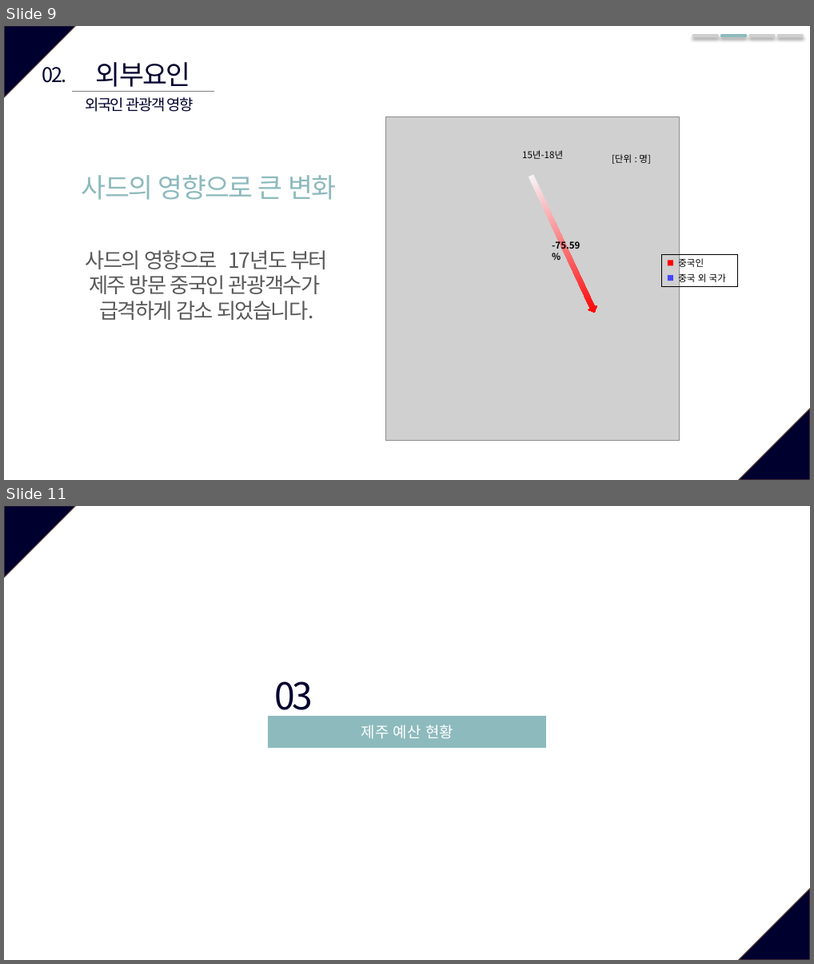
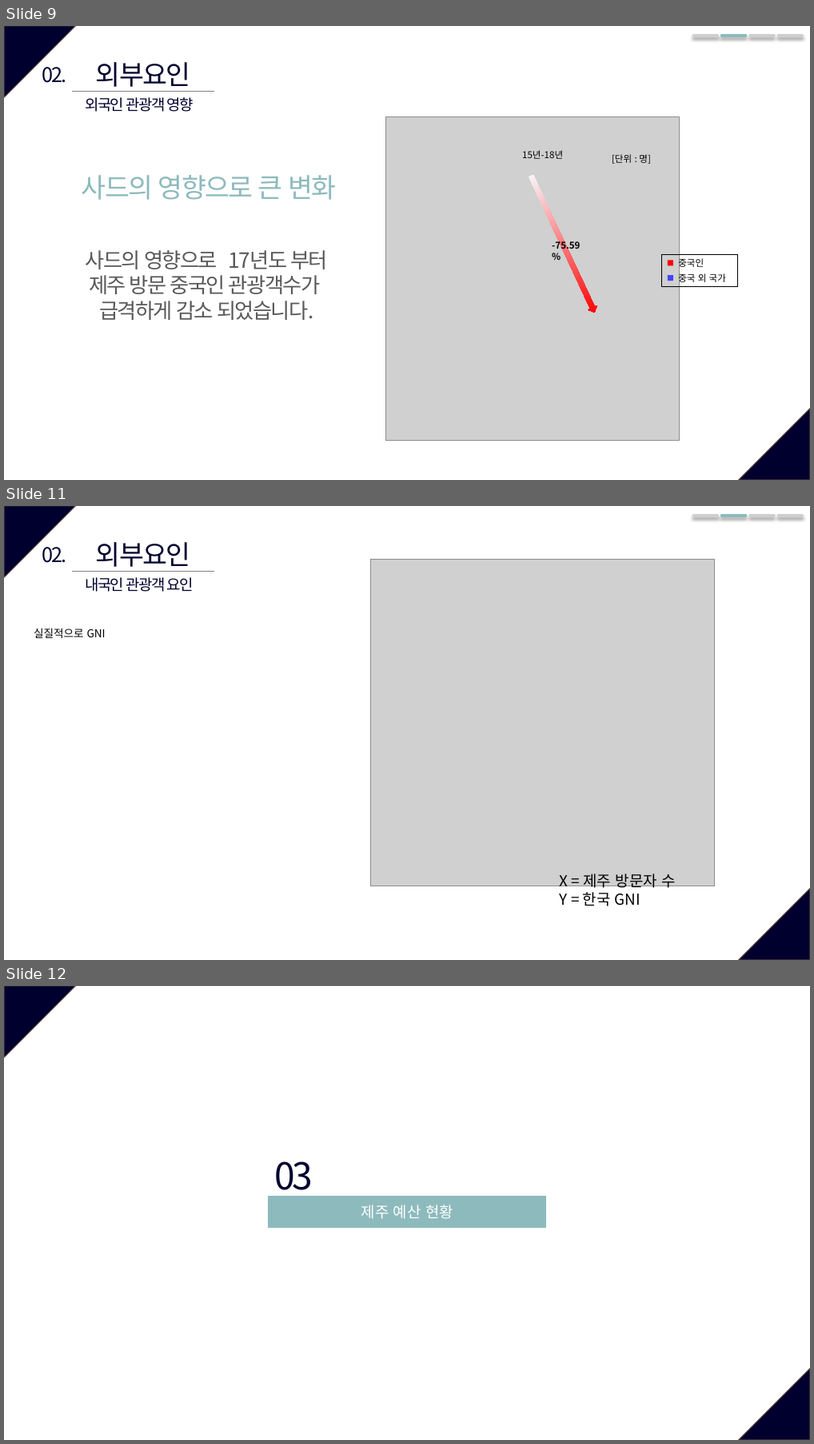
Before and after one commit to so-jeong0127/6-project, a slide deck: 6조_외부환경영향.pptx. Shown one above the other, each under a label of ours: slides 9 and 11 before the commit, slides 9, 11 and 12 after it; the slides between them are not shown. The pictures are 814x964 and 814x1444 pixels, drawn with LibreOffice and Linux fonts; fonts in the diff are those of the drawing; grey boxes stand for pictures. Boxes give left, top, right and bottom in pixels: in the first picture for what was removed or moved away, otherwise in the second. Text is boxed around its words. In the diff, an @@ line names an element or a change of style, - is before the commit and + after.

```diff
--- a/6조_외부환경영향.pptx
+++ b/6조_외부환경영향.pptx
@@ slide 11 added at (x1=4, y1=506, x2=810, y2=960), background #FFFFFF; not listed: 2 template elements that a slide beside it also shows @@
@@ line added from (694, 516) to (718, 516), #D0CECE 3.5 pt @@
@@ line added from (722, 516) to (746, 516), #8DBABD 3.5 pt @@
@@ line added from (750, 516) to (774, 516), #D0CECE 3.5 pt @@
@@ line added from (779, 516) to (802, 516), #D0CECE 3.5 pt @@
@@ text added at (x1=42, y1=547, x2=67, y2=563), 24 pt, text #00002F @@
+02.
@@ text added at (x1=96, y1=542, x2=191, y2=572), 32 pt, text #00002F @@
+외부요인
@@ line added from (72, 572) to (214, 572), #808080 0.5 pt @@
@@ text added at (x1=85, y1=577, x2=194, y2=592), 18 pt, text #00002F @@
+내국인 관광객 요인
@@ picture added at (x1=370, y1=559, x2=715, y2=886) @@
@@ text added at (x1=34, y1=628, x2=106, y2=638), 13 pt, text #000000 @@
+실질적으로 GNI
@@ text added at (x1=560, y1=873, x2=675, y2=906), 18 pt, text #000000 @@
+X = 제주 방문자 수
+Y = 한국 GNI
@@ what was slide 11 is now slide 12 @@
```
Also in this commit, not shown: 1 slide changed.
